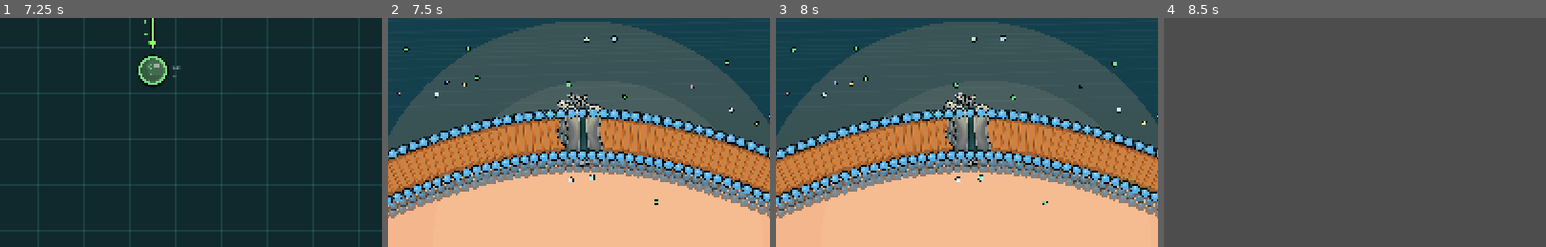
Above: before the commit, frames 1-4 (left to right).
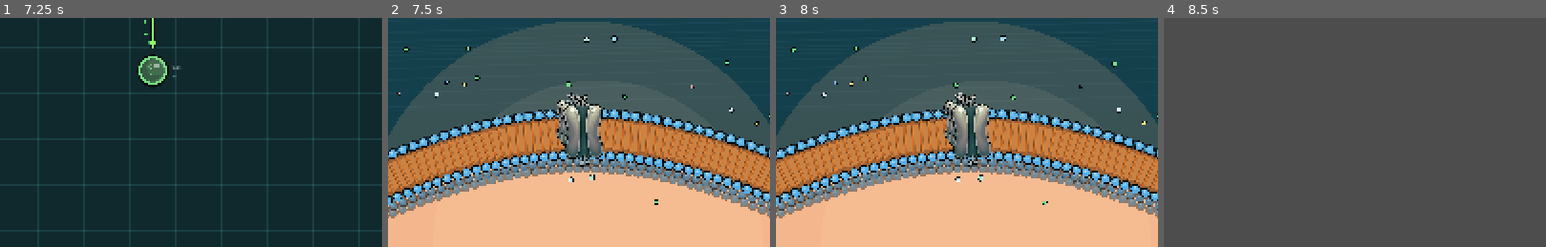
Above: after the commit, the same moments.

Repository: EliasEnglund/SimCell
Game: Godot game, scene res://scenes/main.tscn
Same seed, same stepped clock (60 frames per second), same inputs: the game is played once before the commit and once after it.
Inputs (mouse positions are % of the whole screen's width and height, from its top left):
- Up to frame 1 (7.25 s): click "PLAY" at 0.5 s; click "♪" at 1.25 s; click "♫" at 2 s; click "Ⅱ" at 2.75 s; click "-" at 3.5 s; click "+" at 4.25 s; click (2, 31) at 5.02 s; click (2, 37) at 5.77 s; click (2, 44) at 6.52 s
- Up to frame 2 (7.5 s): click (2, 50) at 7.27 s
- Up to frame 3 (8 s): no input
- Up to frame 4 (8.5 s): click (2, 56) at 8.02 s
The pictures show only the part of the screen within x 27-77%, y 30-80%; the shares and areas given below are measured in that part.

Frame 1 is identical in both runs. In frame 2, 0.7% of the frame differs, in the area x 44-57%, y 39-62%; in frame 3, 0.7%; in frame 4, nothing differs.

Commit message:
Stabilize membrane transporter slots

Diff:
--- a/scripts/ui/main.gd
+++ b/scripts/ui/main.gd
@@ -52,6 +52,7 @@
 var membrane_outside_signature := ""
 var membrane_transporter_signature := ""
 var membrane_scroll := 0.5
+var membrane_transporter_slots := {}
 var selected_pathway := ""
 var metabolism_layout_positions := {}
 var metabolism_manual_positions := {}
@@ -1040,12 +1041,14 @@
 	_apply_membrane_focus()
 
 func _apply_membrane_focus() -> void:
+	_ensure_membrane_transporter_slots()
 	if membrane_build_button != null:
 		membrane_build_button.visible = not selected_membrane_molecule.is_empty() and sim.molecule_types.has(selected_membrane_molecule)
 		if membrane_build_button.visible:
 			membrane_build_button.text = "Build %s Importer" % sim.molecule_types[selected_membrane_molecule].get("formula", "Molecule")
 	if membrane_scene != null:
 		membrane_scene.highlight_molecule = selected_membrane_molecule if not selected_membrane_molecule.is_empty() else hovered_membrane_molecule
+		membrane_scene.transporter_slots = membrane_transporter_slots.duplicate(true)
 		membrane_scene.update_from_simulation()
 
 func _clear_membrane_selection() -> void:
@@ -1063,7 +1066,8 @@
 func _build_selected_importer() -> void:
 	if selected_membrane_molecule.is_empty():
 		return
-	sim.build_transporter("import", selected_membrane_molecule)
+	if sim.build_transporter("import", selected_membrane_molecule):
+		_ensure_membrane_transporter_slot("import", selected_membrane_molecule)
 	membrane_transporter_signature = ""
 	_refresh_membrane()
 
@@ -1188,8 +1192,10 @@
 	return "|".join(parts)
 
 func _membrane_cross_section() -> Control:
+	_ensure_membrane_transporter_slots()
 	var scene := MembraneCrossSection.new()
 	scene.simulation = sim
+	scene.transporter_slots = membrane_transporter_slots.duplicate(true)
 	scene.set_scroll_position(membrane_scroll)
 	scene.scroll_changed.connect(func(next_scroll: float):
 		membrane_scroll = next_scroll
@@ -1199,6 +1205,24 @@
 	scene.size_flags_vertical = Control.SIZE_EXPAND_FILL
 	scene.clip_contents = true
 	return scene
+
+func _ensure_membrane_transporter_slots() -> void:
+	var glucose_id := _glucose_molecule_id()
+	if not glucose_id.is_empty():
+		_ensure_membrane_transporter_slot("import", glucose_id)
+	for transporter in sim.transporter_list():
+		_ensure_membrane_transporter_slot(str(transporter.get("direction", "")), str(transporter.get("molecule", "")))
+
+func _ensure_membrane_transporter_slot(direction: String, molecule_id: String) -> void:
+	if direction.is_empty() or molecule_id.is_empty():
+		return
+	var key := "%s:%s" % [direction, molecule_id]
+	if membrane_transporter_slots.has(key):
+		return
+	var next_slot := 0
+	for value in membrane_transporter_slots.values():
+		next_slot = maxi(next_slot, int(value) + 1)
+	membrane_transporter_slots[key] = next_slot
 
 func _refresh_metabolism() -> void:
 	var ids := sim.present_molecule_ids()
@@ -2553,6 +2577,7 @@
 	var transporter_texture: Texture2D
 	var simulation
 	var highlight_molecule := ""
+	var transporter_slots := {}
 	var _particles := {}
 	var _signature := ""
 	var _elapsed := 0.0
@@ -2673,9 +2698,9 @@
 		var rect := Rect2(Vector2.ZERO, size)
 		_draw_scene_background(rect)
 		_draw_membrane_body()
+		_draw_membrane_front_heads()
 		if simulation != null:
 			_draw_transporter_proteins()
-		_draw_membrane_front_heads()
 		draw_string(ThemeDB.fallback_font, Vector2(18, 32), "EXTRACELLULAR SPACE", HORIZONTAL_ALIGNMENT_LEFT, -1, 15, Color(0.82, 0.94, 0.96, 0.66))
 		draw_string(ThemeDB.fallback_font, Vector2(18, size.y - 24), "CYTOPLASM", HORIZONTAL_ALIGNMENT_LEFT, -1, 15, Color(1.0, 0.88, 0.78, 0.62))
 
@@ -2851,12 +2876,9 @@
 	func _transporter_world_t(arrow: Dictionary) -> float:
 		var direction := str(arrow.get("direction", ""))
 		var molecule_id := str(arrow.get("molecule", ""))
-		if direction == "import" and simulation != null and simulation.molecule_types.has(molecule_id):
-			var molecule: Dictionary = simulation.molecule_types[molecule_id]
-			var name := str(molecule.get("name", "")).to_lower()
-			if name == "glucose" or str(molecule.get("formula", "")) == "C₆O₂":
-				return 0.5
 		var key := "%s:%s" % [direction, molecule_id]
+		if transporter_slots.has(key):
+			return fposmod(0.5 + float(transporter_slots[key]) * 0.055, 1.0)
 		var seed := float(abs(key.hash() % 10000)) / 10000.0
 		return fposmod(0.15 + seed * 0.70, 1.0)
 
